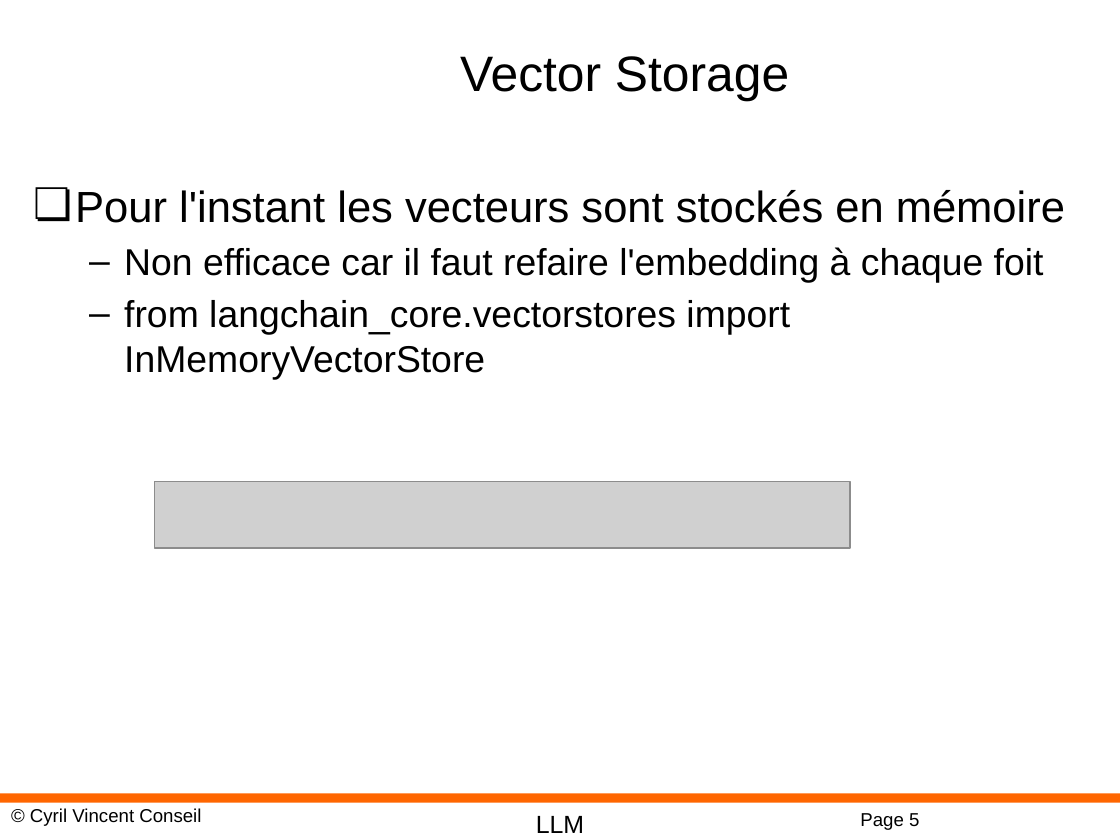
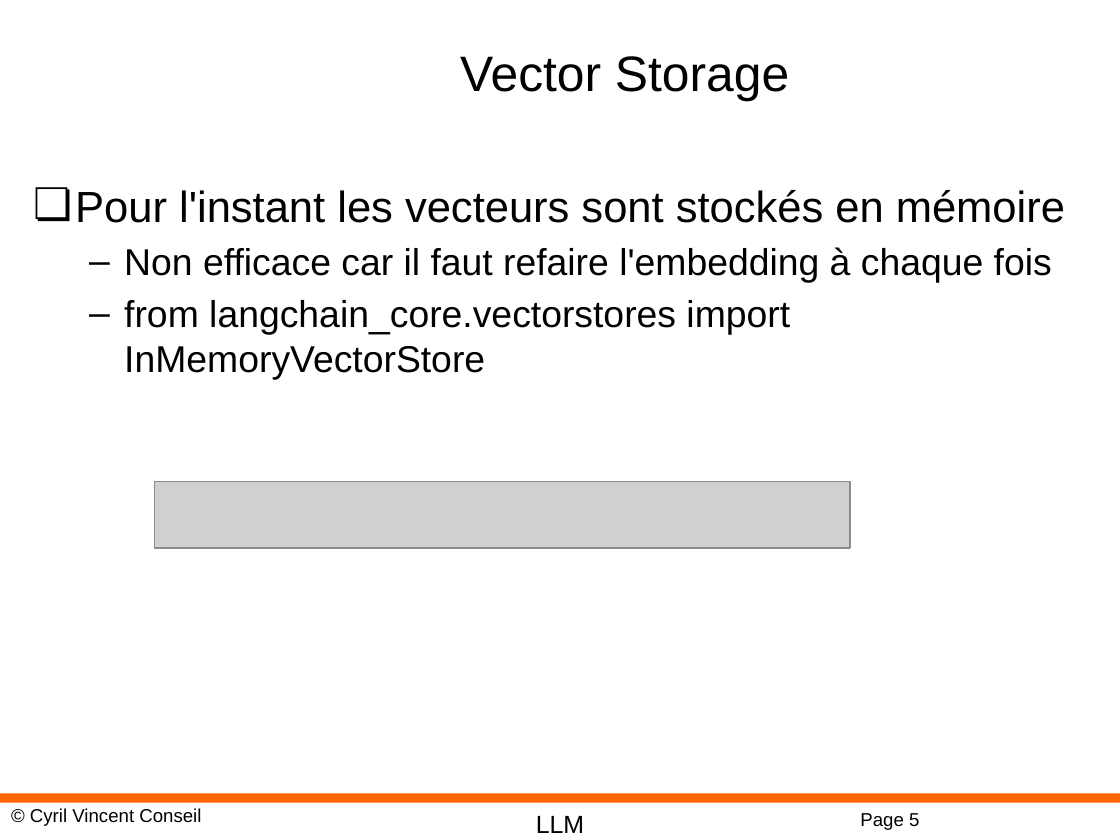
Before and after one commit to cyrilvincent/rag, a slide deck: slide 5 of ppt/RAG09-Chain.pptx. Drawn at 1120x840 pixels with LibreOffice and Linux fonts; fonts in the diff are those of the drawing; grey boxes stand for pictures; background and template pictures are left out. Boxes give left, top, right and bottom in pixels: in the first picture for what was removed or moved away, otherwise in the second. Text is boxed around its words. In the diff, an @@ line names an element or a change of style, - is before the commit and + after.

```diff
--- a/ppt/RAG09-Chain.pptx
+++ b/ppt/RAG09-Chain.pptx
@@ text at (124, 247, 1052, 283): text changed @@
-  – Non efficace car il faut refaire l'embedding à chaque foit
+  – Non efficace car il faut refaire l'embedding à chaque fois
```
Also in this commit, not shown: 3 other slides changed, 14 other files.
